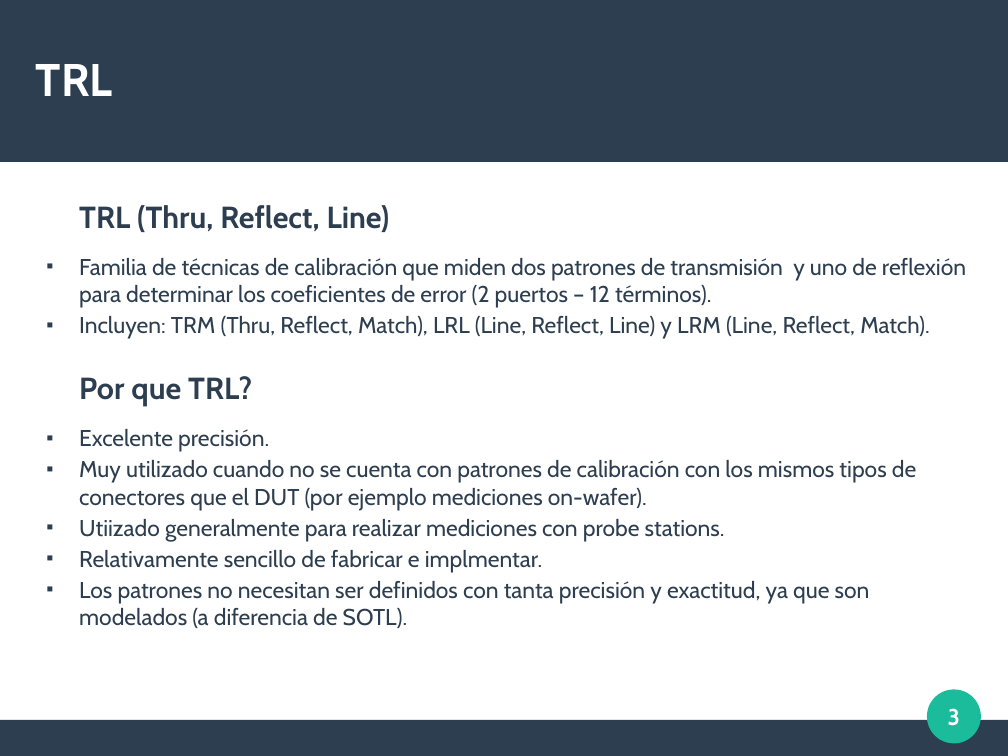
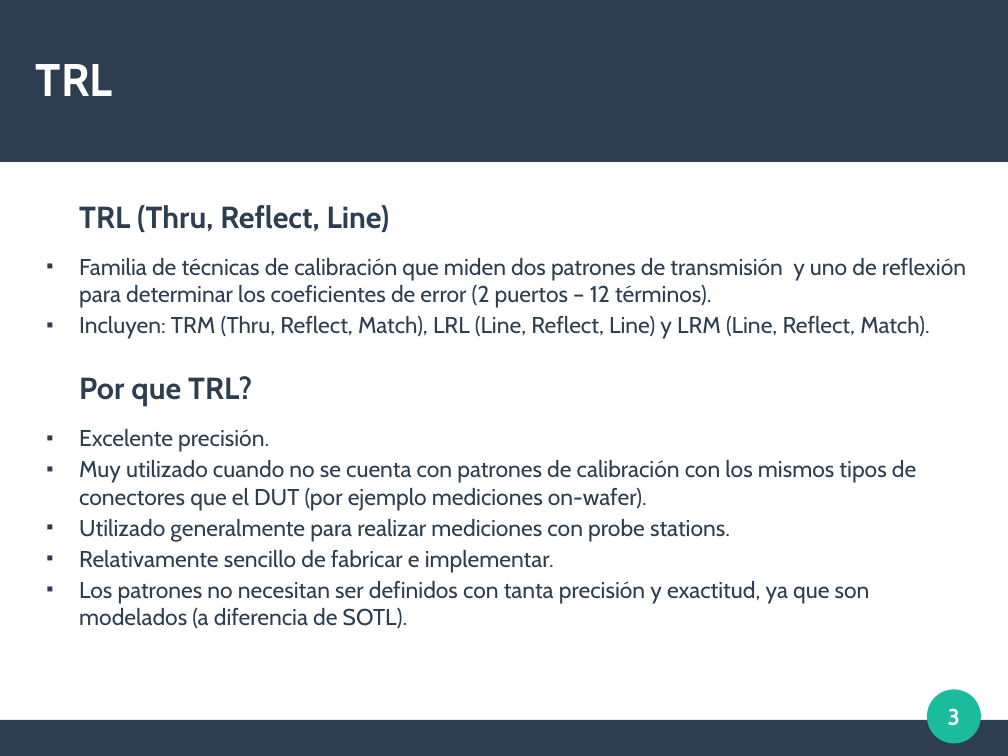
Before and after one commit to brunoe90/ProyectoFinalUTN, a slide deck: slide 3 of Medidas/PPT/G5 - Med S on wafer.odp. Drawn at 1008x756 pixels with LibreOffice and Linux fonts; fonts in the diff are those of the drawing. Boxes give left, top, right and bottom in pixels: in the first picture for what was removed or moved away, otherwise in the second. Text is boxed around its words. In the diff, an @@ line names an element or a change of style, - is before the commit and + after.

```diff
--- a/Medidas/PPT/G5 - Med S on wafer.odp
+++ b/Medidas/PPT/G5 - Med S on wafer.odp
@@ text at (79,519,730,573): text changed @@
-■ Utiizado generalmente para realizar mediciones con probe stations.
-■ Relativamente sencillo de fabricar e implmentar.
+■ Utilizado generalmente para realizar mediciones con probe stations.
+■ Relativamente sencillo de fabricar e implementar.
```
Also in this commit, not shown: 3 other slides changed, 3 other files.
